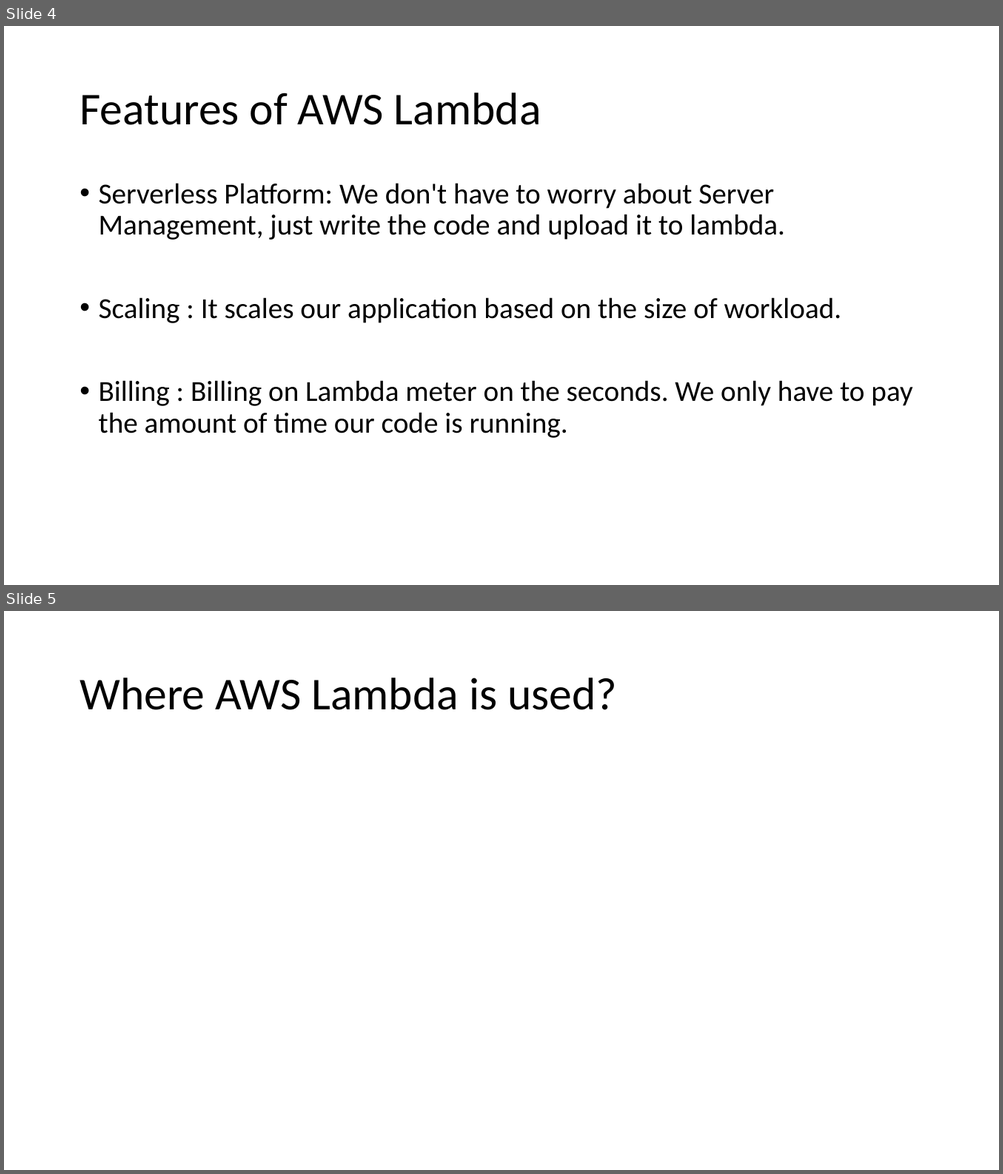
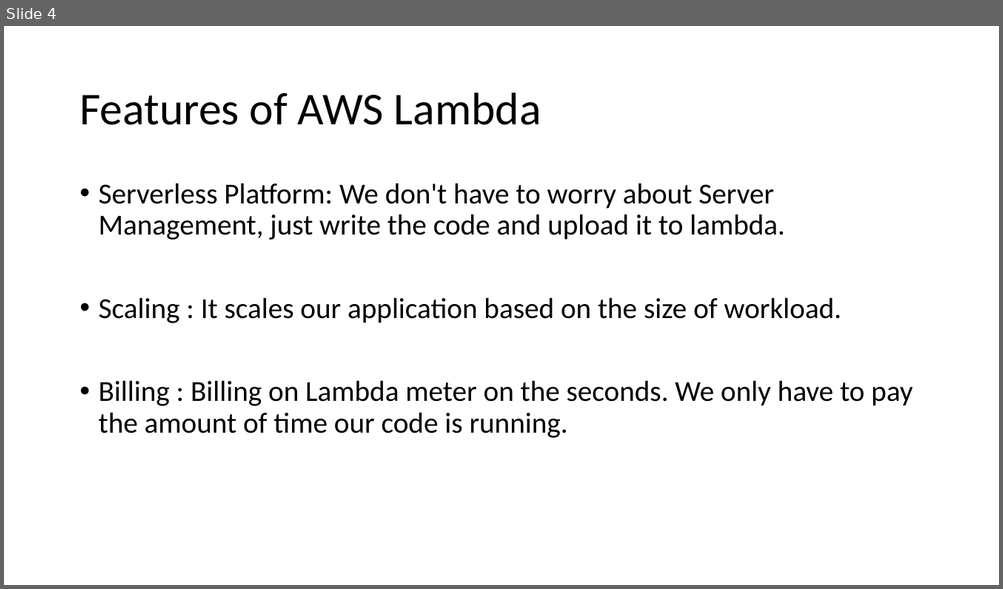
Before and after one commit to angelD25/FlexonWork, a slide deck: Presentation1-AWS Lambda.pptx. Shown one above the other, each under a label of ours: slides 4 and 5 before the commit, slide 4 after it. The pictures are 1003x1174 and 1003x589 pixels, drawn with LibreOffice and Linux fonts; fonts in the diff are those of the drawing. Boxes give left, top, right and bottom in pixels: in the first picture for what was removed or moved away, otherwise in the second. Text is boxed around its words. In the diff, an @@ line names an element or a change of style, - is before the commit and + after.

Commit message:
Presentation Complete updated - AWS Lambda

```diff
--- a/Presentation1-AWS Lambda.pptx
+++ b/Presentation1-AWS Lambda.pptx
@@ slide 5 removed at (x1=4, y1=611, x2=999, y2=1170), background #FFFFFF @@
@@ title removed at (x1=79, y1=678, x2=617, y2=710) @@
-Where AWS Lambda is used?
```
Also in this commit, not shown: 4 other slides changed, 7 slides added, 1 other slide removed.
